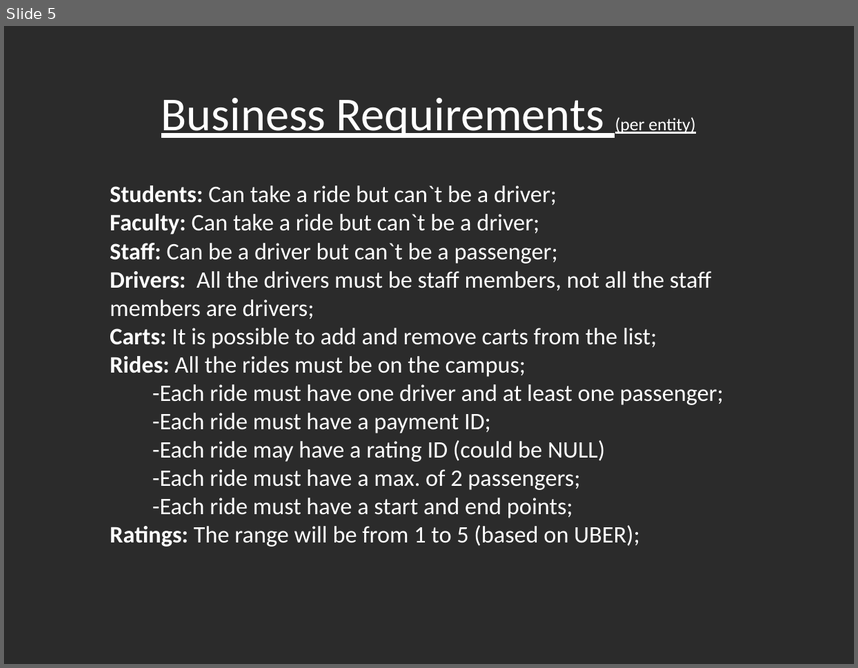
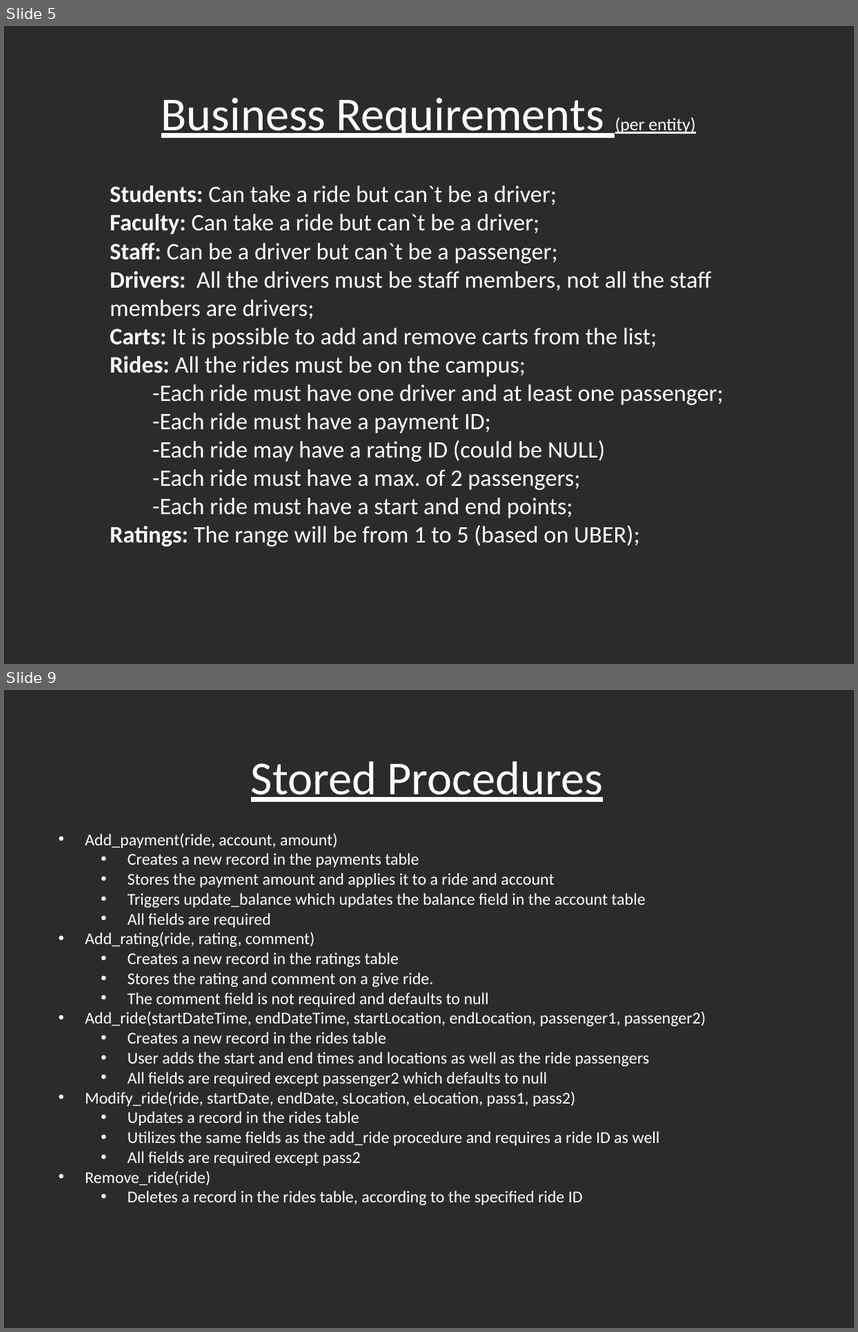
Before and after one commit to redsock88/itcs-6160-final-project, a slide deck: Project Documentation.pptx. Shown one above the other, each under a label of ours: slide 5 before the commit, slides 5 and 9 after it; the slides between them are not shown. The pictures are 858x668 and 858x1332 pixels, drawn with LibreOffice and Linux fonts; fonts in the diff are those of the drawing; background and template pictures are left out; a plain dark background stands for a picture behind light text. Boxes give left, top, right and bottom in pixels: in the first picture for what was removed or moved away, otherwise in the second. Text is boxed around its words. In the diff, an @@ line names an element or a change of style, - is before the commit and + after.

```diff
--- a/Project Documentation.pptx
+++ b/Project Documentation.pptx
@@ slide 9 added at (4, 690, 854, 1328), background picture (left out) @@
@@ text added at (251, 761, 603, 802), 40 pt, text #FFFFFF, underline @@
+Stored Procedures
@@ text added at (85, 833, 706, 1205), 14 pt, text #FFFFFF @@
+• Add_payment(ride, account, amount)
+  • Creates a new record in the payments table
+  • Stores the payment amount and applies it to a ride and account
+  • Triggers update_balance which updates the balance field in the account table
+  • All fields are required
+• Add_rating(ride, rating, comment)
+  • Creates a new record in the ratings table
+  • Stores the rating and comment on a give ride.
+  • The comment field is not required and defaults to null
+• Add_ride(startDateTime, endDateTime, startLocation, endLocation, passenger1, passenger2)
+  • Creates a new record in the rides table
+  • User adds the start and end times and locations as well as the ride passengers
+  • All fields are required except passenger2 which defaults to null
+• Modify_ride(ride, startDate, endDate, sLocation, eLocation, pass1, pass2)
+  • Updates a record in the rides table
+  • Utilizes the same fields as the add_ride procedure and requires a ride ID as well
+  • All fields are required except pass2
+• Remove_ride(ride)
+  • Deletes a record in the rides table, according to the specified ride ID
```
Also in this commit, not shown: 1 slide changed, 12 other slides added, 1 other file.
